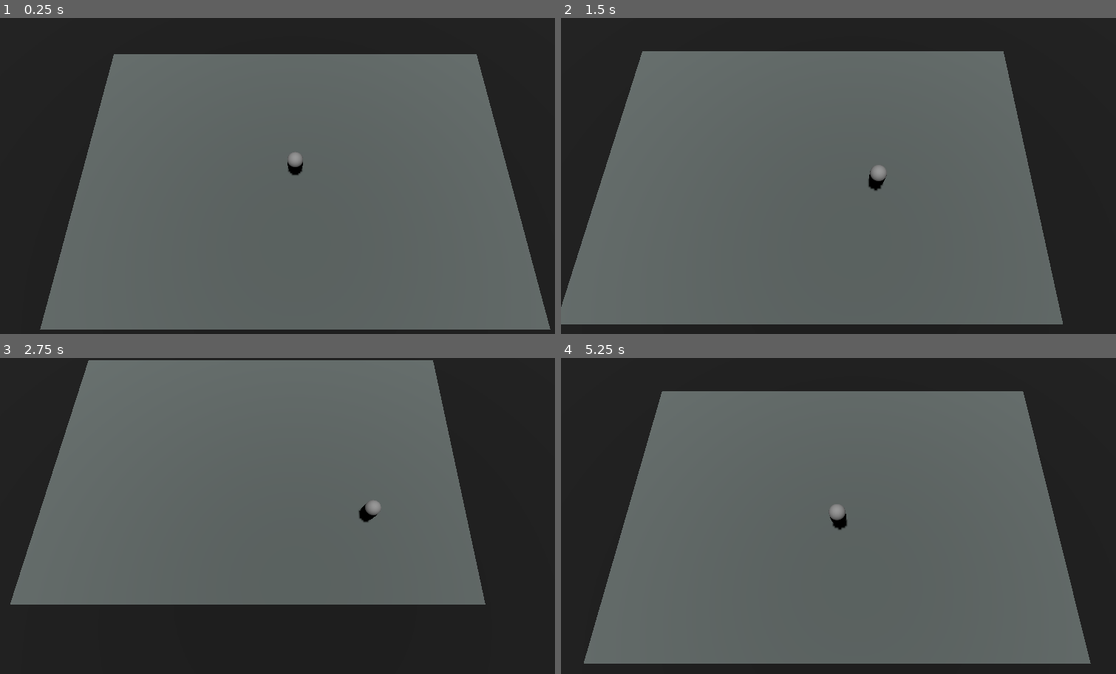
Above: before the commit, frames 1-4 (two rows, left to right).
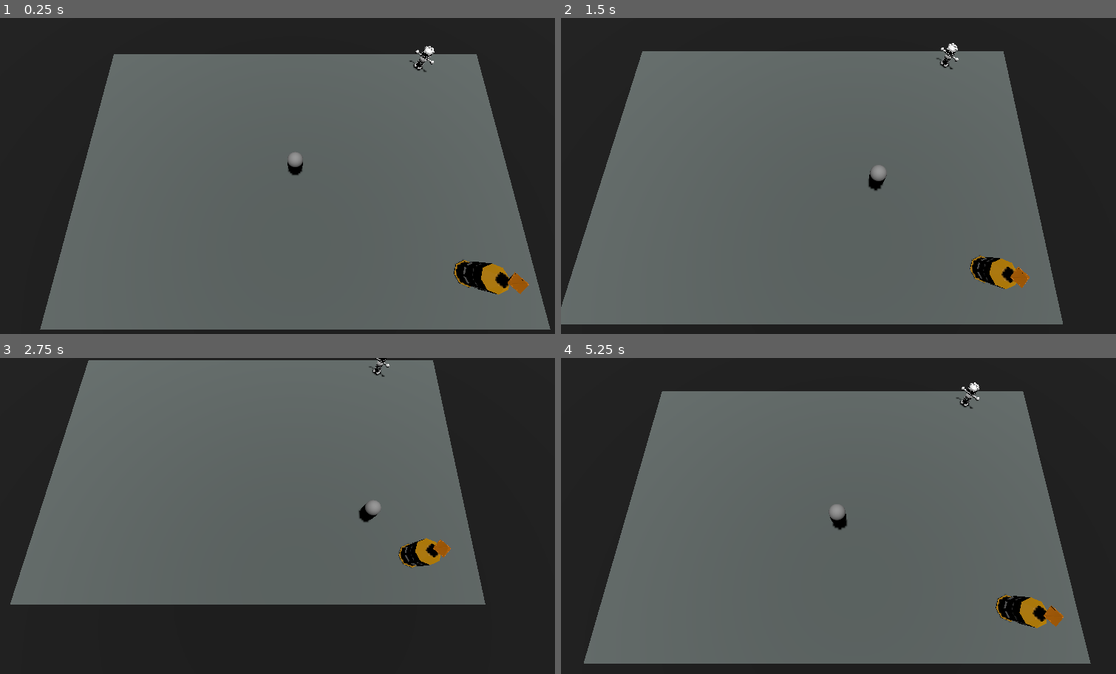
Above: after the commit, the same moments.

Repository: Shahriar-Kariman/Ipaddington
Game: Godot game, scene res://level_1.tscn
Two runs of this game, one before a commit and one after it. Both use one fixed random seed, a clock stepped at 60 frames per second and the inputs below. This scene is started directly instead of the project's main scene.
Inputs:
- Up to frame 1 (0.25 s): no input
- Up to frame 2 (1.5 s): tap Enter at 0.5 s; hold Right (move_right) 0.53-1.28 s; tap Shift (move_run) at 0.6, 1.35 s; tap Space (jump) at 0.77 s; hold Down (move_backwards) from 1.28 s (still down)
- Up to frame 3 (2.75 s): tap Space (jump) at 1.52 s; release Down (move_backwards) at 2.03 s; hold Right (move_right) from 2.03 s (still down); tap Shift (move_run) at 2.1 s
- Up to frame 4 (5.25 s): release Right (move_right) at 2.78 s; hold Up (move_forward) 2.78-3.53 s; tap Shift (move_run) every 0.75 s from 2.85 to 5.1 s; tap Space (jump) at 3.02, 3.77, 4.52 s; hold Left (move_left) 3.53-5.03 s; hold Down (move_backwards) from 5.03 s (still down)

The runs differ from the first frame. In frame 1, 1.1% of the frame differs, in the area x 73-96%, y 8-88%; in frame 2, 0.9%; in frame 3, 0.7%; in frame 4, 1.0%.

Commit message:
Enemy 1 and pickup updates

Diff:
--- /dev/null
+++ b/enemy_1.gd
@@ -0,0 +1,31 @@
+extends CharacterBody3D
+var random
+
+var SPEED = 1
+
+# Get the gravity from the project settings to be synced with RigidBody nodes.
+var gravity = ProjectSettings.get_setting("physics/3d/default_gravity")
+
+# Called when the node enters the scene tree for the first time.
+func _ready():
+	random = randi_range(1,4)
+
+
+# Called every frame. 'delta' is the elapsed time since the previous frame.
+func _physics_process(delta):
+	if not is_on_floor():
+		velocity.y -= gravity * delta
+
+	if random == 1:
+		velocity.x +=1
+	if random == 2:
+		velocity.y -=1
+	if random == 3:
+		velocity.z +=1
+	if random == 4:
+		velocity.z -=1
+
+	velocity = velocity.normalized()* SPEED
+	position += velocity *delta
+
+	move_and_slide()
--- a/enemy_1.tscn
+++ b/enemy_1.tscn
@@ -1,5 +1,6 @@
-[gd_scene load_steps=5 format=3 uid="uid://bcyjvl6b4pkne"]
+[gd_scene load_steps=6 format=3 uid="uid://bcyjvl6b4pkne"]
 
+[ext_resource type="Script" path="res://enemy_1.gd" id="1_2e3cp"]
 [ext_resource type="PackedScene" uid="uid://dmghuesqv2edn" path="res://3DGodotRobot.glb" id="1_8p04p"]
 
 [sub_resource type="SphereShape3D" id="SphereShape3D_g31er"]
@@ -12,6 +13,7 @@
 size = Vector3(0.297765, 0.603639, 0.267459)
 
 [node name="Enemy1" type="CharacterBody3D"]
+script = ExtResource("1_2e3cp")
 
 [node name="Pivot" type="Node3D" parent="."]
 
@@ -34,3 +36,21 @@
 shape = SubResource("BoxShape3D_r0rc5")
 
 [node name="AnimationPlayer" type="AnimationPlayer" parent="."]
+
+[node name="Area3D" type="Area3D" parent="."]
+
+[node name="Head" type="CollisionShape3D" parent="Area3D"]
+transform = Transform3D(0.999954, -0.00961662, 0, 0.00961662, 0.999954, 0, 0, 0, 1, 0.0135872, 1.3163, 0.0132186)
+shape = SubResource("SphereShape3D_g31er")
+
+[node name="Body" type="CollisionShape3D" parent="Area3D"]
+transform = Transform3D(0.999942, -0.00961651, -0.00478218, 0.00961662, 0.999954, 0, 0.00478196, -4.59884e-05, 0.999989, 0.0135872, 0.49427, 0.0132186)
+shape = SubResource("BoxShape3D_dc6ai")
+
+[node name="Right_Arm" type="CollisionShape3D" parent="Area3D"]
+transform = Transform3D(-4.37114e-08, -1, 0, 1, -4.37114e-08, 0, 0, 0, 1, 0.619528, 0.890059, 0.00454342)
+shape = SubResource("BoxShape3D_r0rc5")
+
+[node name="Left_Arm" type="CollisionShape3D" parent="Area3D"]
+transform = Transform3D(-4.37114e-08, -1, 0, 1, -4.37114e-08, 0, 0, 0, 1, -0.531209, 0.893735, 0.00908685)
+shape = SubResource("BoxShape3D_r0rc5")
--- /dev/null
+++ b/level_1.gd
@@ -0,0 +1,27 @@
+extends Node3D
+
+@export var pickupTemplate: PackedScene
+# Called when the node enters the scene tree for the first time.
+func _ready():
+	pass
+
+
+# Called every frame. 'delta' is the elapsed time since the previous frame.
+func _process(delta):
+	pass
+
+
+
+func _on_pickup_caught_pickup():
+	var pickup = pickupTemplate.instantiate()
+	#set position of enemy to randomly on the ground
+	var groundSize = Vector3.ZERO
+	groundSize.x = 30
+	groundSize.y = 1
+	groundSize.z = 20
+
+	pickup.position.x = (randf() * groundSize.x) - groundSize.x/2
+	pickup.position.z = (randf() * groundSize.z) - groundSize.z/2
+	print(pickup.position.x )
+	print(pickup.position.z)
+	add_child(pickup) #adds as a child ourselves
--- a/level_1.tscn
+++ b/level_1.tscn
@@ -1,6 +1,9 @@
-[gd_scene load_steps=10 format=3 uid="uid://1u0kf1wkojvd"]
+[gd_scene load_steps=13 format=3 uid="uid://1u0kf1wkojvd"]
 
 [ext_resource type="PackedScene" uid="uid://bggbrc0a5hlp" path="res://player.tscn" id="1_jw5dv"]
+[ext_resource type="Script" path="res://level_1.gd" id="1_xu0mp"]
+[ext_resource type="PackedScene" uid="uid://cg33xde3rccf0" path="res://pickup.tscn" id="2_qdsll"]
+[ext_resource type="PackedScene" uid="uid://bcyjvl6b4pkne" path="res://enemy_1.tscn" id="4_k81ti"]
 
 [sub_resource type="BoxMesh" id="BoxMesh_o5req"]
 size = Vector3(30, 1, 20)
@@ -49,6 +52,8 @@
 "
 
 [node name="Level1" type="Node3D"]
+script = ExtResource("1_xu0mp")
+pickupTemplate = ExtResource("2_qdsll")
 
 [node name="Ground" type="StaticBody3D" parent="."]
 
@@ -94,3 +99,11 @@
 far = 100.0
 script = SubResource("GDScript_qqlae")
 player = NodePath("../Player")
+
+[node name="Pickup" parent="." instance=ExtResource("2_qdsll")]
+transform = Transform3D(1, 0, 0, 0, 1, 0, 0, 0, 1, 10.691, 0, 6.92068)
+
+[node name="Enemy1" parent="." instance=ExtResource("4_k81ti")]
+transform = Transform3D(0.707107, 0, -0.707107, 0, 1, 0, 0.707107, 0, 0.707107, 10, 1, -8.7933)
+
+[connection signal="caught_Pickup" from="Pickup" to="." method="_on_pickup_caught_pickup"]
--- /dev/null
+++ b/pickup.gd
@@ -0,0 +1,18 @@
+extends Node3D
+
+signal caught_Pickup
+# Called when the node enters the scene tree for the first time.
+func _ready():
+	pass # Replace with function body.
+
+
+# Called every frame. 'delta' is the elapsed time since the previous frame.
+func _process(delta):
+	pass
+
+
+func _on_pickup_body_entered(body):
+	if body.is_in_group("Player"):
+		queue_free()
+		caught_Pickup.emit()
+		print("At Pickup")
--- /dev/null
+++ b/pickup.tscn
@@ -0,0 +1,22 @@
+[gd_scene load_steps=4 format=3 uid="uid://cg33xde3rccf0"]
+
+[ext_resource type="PackedScene" uid="uid://co0jb2s1f4rtd" path="res://HiveTurret.glb" id="1_fhupt"]
+[ext_resource type="Script" path="res://pickup.gd" id="1_tpfbj"]
+
+[sub_resource type="CapsuleShape3D" id="CapsuleShape3D_70xyx"]
+radius = 1.08203
+height = 4.73552
+
+[node name="Pickup" type="Node3D" groups=["Pickup"]]
+script = ExtResource("1_tpfbj")
+
+[node name="HiveTurret" parent="." instance=ExtResource("1_fhupt")]
+transform = Transform3D(1, 0, 0, 0, 1, 0, 0, 0, 1, 0, 1, 0)
+
+[node name="Pickup" type="Area3D" parent="."]
+
+[node name="CollisionShape3D" type="CollisionShape3D" parent="Pickup"]
+transform = Transform3D(1, 0, 0, 0, 1, 0, 0, 0, 1, 0, 2, 0)
+shape = SubResource("CapsuleShape3D_70xyx")
+
+[connection signal="body_entered" from="Pickup" to="." method="_on_pickup_body_entered"]
--- a/player.tscn
+++ b/player.tscn
@@ -6,7 +6,7 @@
 
 [sub_resource type="CapsuleMesh" id="CapsuleMesh_wn4r5"]
 
-[node name="Player" type="CharacterBody3D"]
+[node name="Player" type="CharacterBody3D" groups=["Player"]]
 script = ExtResource("1_738oc")
 
 [node name="pivot" type="Node3D" parent="."]
Binary file added: HiveTurret.glb
Not shown, added: HiveTurret.glb.import
